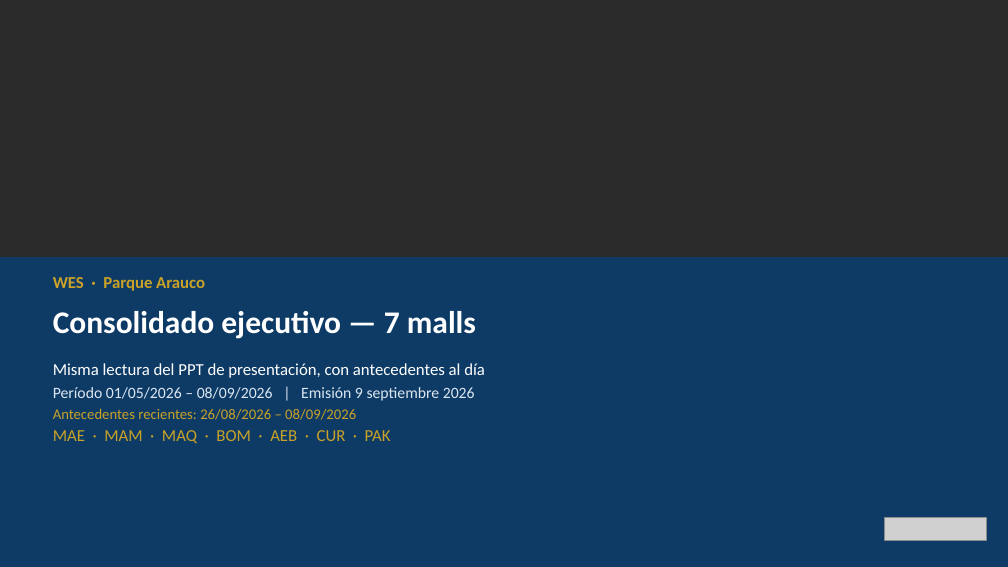
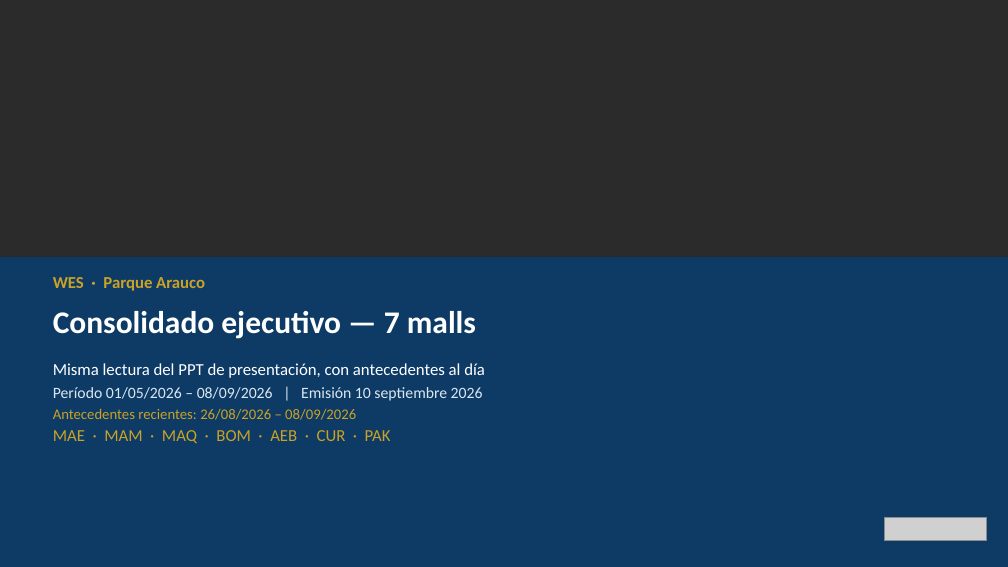
Before and after one commit to anibaloperacionesWes/wes-scripts, a slide deck: slide 1 of reports/Parque_Arauco/CONSOLIDADO/Consolidado_PA_7malls_20260908.pptx. Drawn at 1008x567 pixels with LibreOffice and Linux fonts; fonts in the diff are those of the drawing; grey boxes stand for pictures; background and template pictures are left out; a plain dark background stands for a picture behind light text. Boxes give left, top, right and bottom in pixels: in the first picture for what was removed or moved away, otherwise in the second. Text is boxed around its words. In the diff, an @@ line names an element or a change of style, - is before the commit and + after.

```diff
--- a/reports/Parque_Arauco/CONSOLIDADO/Consolidado_PA_7malls_20260908.pptx
+++ b/reports/Parque_Arauco/CONSOLIDADO/Consolidado_PA_7malls_20260908.pptx
@@ text at (53,387,483,401): text changed @@
-Período 01/05/2026 – 08/09/2026 | Emisión 9 septiembre 2026
+Período 01/05/2026 – 08/09/2026 | Emisión 10 septiembre 2026
```
Also in this commit, not shown: 3 other slides changed, 1 other file.
